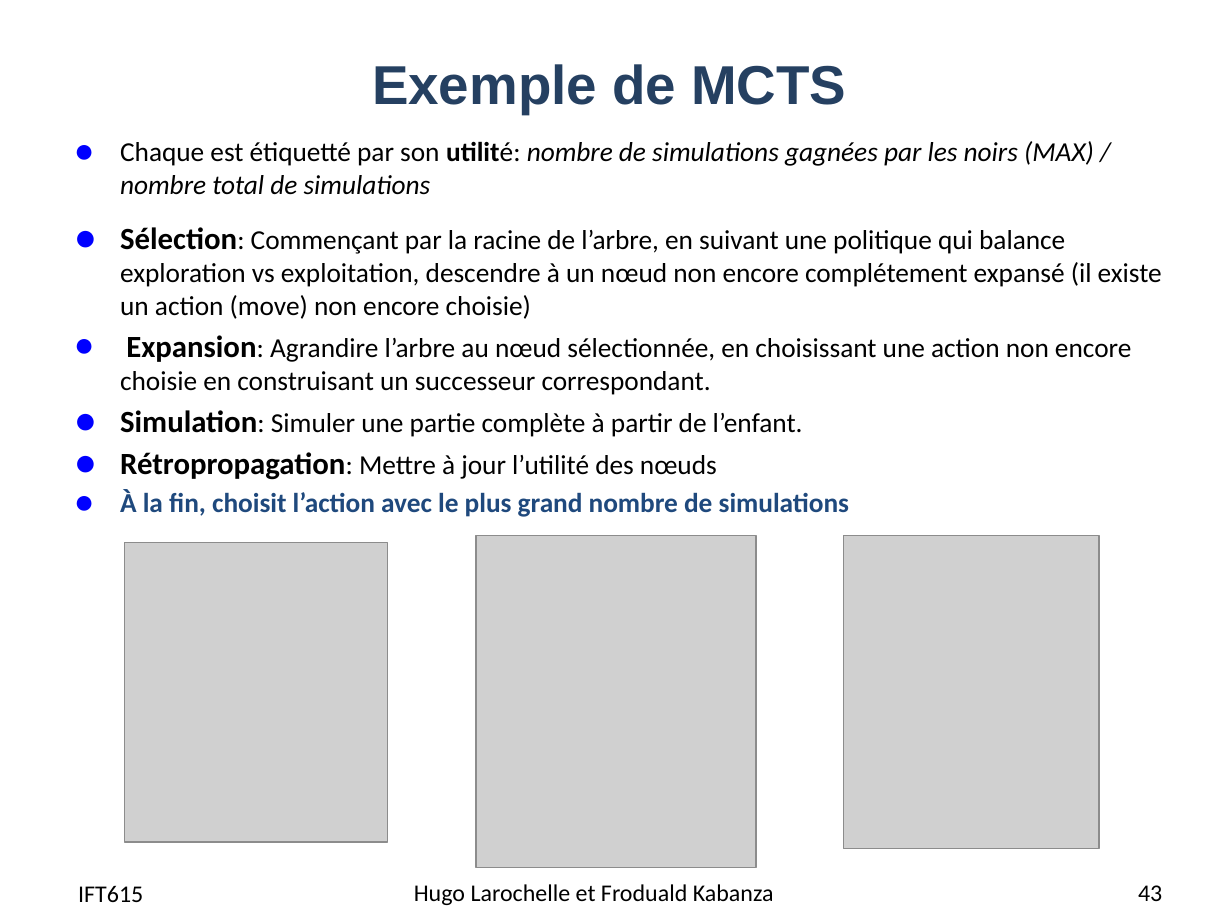
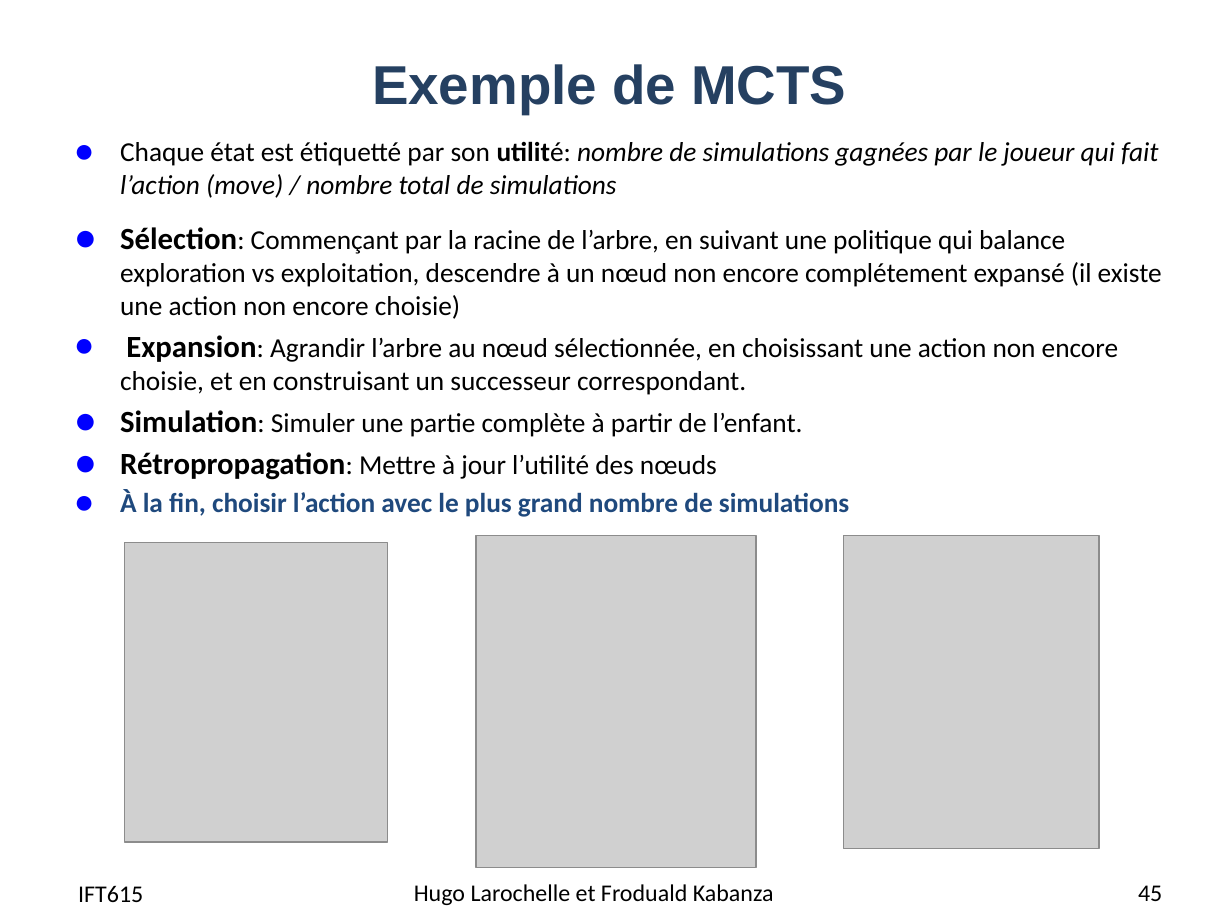
Before and after one commit to djeffkanda/djeffkanda.github.io, a slide deck: slide 45 of ift/assets/slides/ift615-17-Planification dans les jeux competitifs.pptx (slide 43 before the commit). Drawn at 1232x924 pixels with LibreOffice and Linux fonts; fonts in the diff are those of the drawing; grey boxes stand for pictures. Boxes give left, top, right and bottom in pixels: in the first picture for what was removed or moved away, otherwise in the second. Text is boxed around its words. In the diff, an @@ line names an element or a change of style, - is before the commit and + after.

```diff
--- a/ift/assets/slides/ift615-17-Planification dans les jeux competitifs.pptx
+++ b/ift/assets/slides/ift615-17-Planification dans les jeux competitifs.pptx
@@ text at bbox=[120, 141, 1162, 395]: text changed @@
-● Chaque est étiquetté par son utilité: nombre de simulations gagnées par les noirs (MAX) / nombre total de simulations
-● Sélection: Commençant par la racine de l’arbre, en suivant une politique qui balance exploration vs exploitation, descendre à un nœud non encore complétement expansé (il existe un action (move) non encore choisie)
-● Expansion: Agrandire l’arbre au nœud sélectionnée, en choisissant une action non encore choisie en construisant un successeur correspondant.
+● Chaque état est étiquetté par son utilité: nombre de simulations gagnées par le joueur qui fait l’action (move) / nombre total de simulations
+● Sélection: Commençant par la racine de l’arbre, en suivant une politique qui balance exploration vs exploitation, descendre à un nœud non encore complétement expansé (il existe une action non encore choisie)
+● Expansion: Agrandir l’arbre au nœud sélectionnée, en choisissant une action non encore choisie, et en construisant un successeur correspondant.
@@ text at bbox=[120, 490, 849, 517]: text changed @@
-● À la fin, choisit l’action avec le plus grand nombre de simulations
+● À la fin, choisir l’action avec le plus grand nombre de simulations
@@ page number at bbox=[1138, 885, 1162, 901]: text changed @@
-43
+45
```
Also in this commit, not shown: 12 other slides changed, 3 slides added, 3 slides removed, 11 other files.
